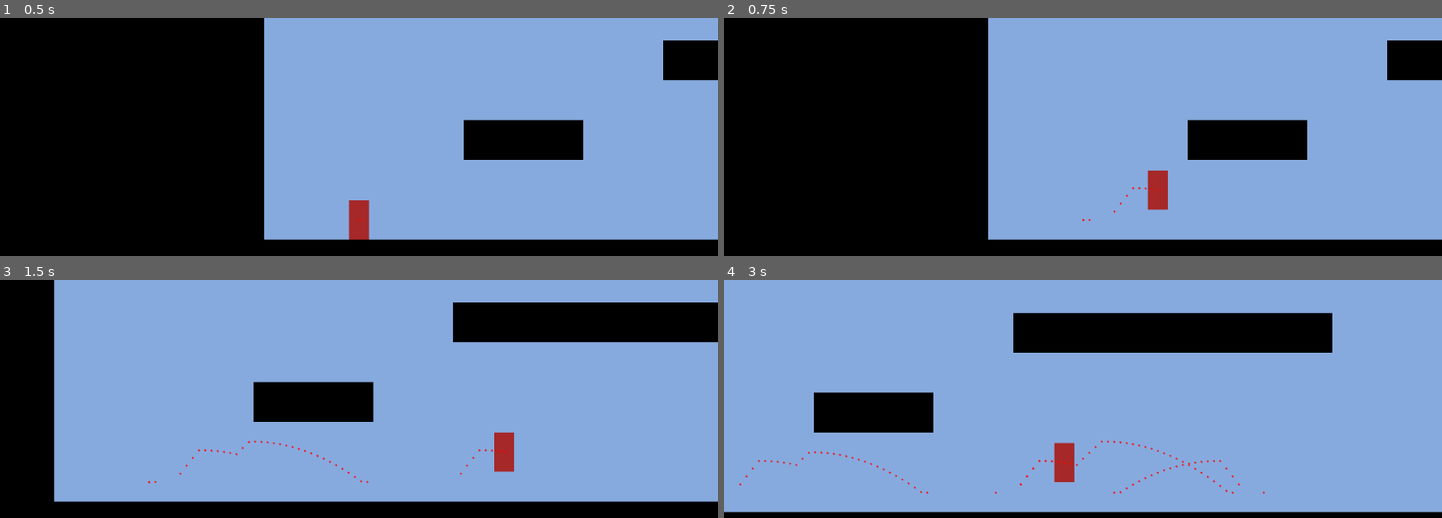
Above: before the commit, frames 1-4 (two rows, left to right).
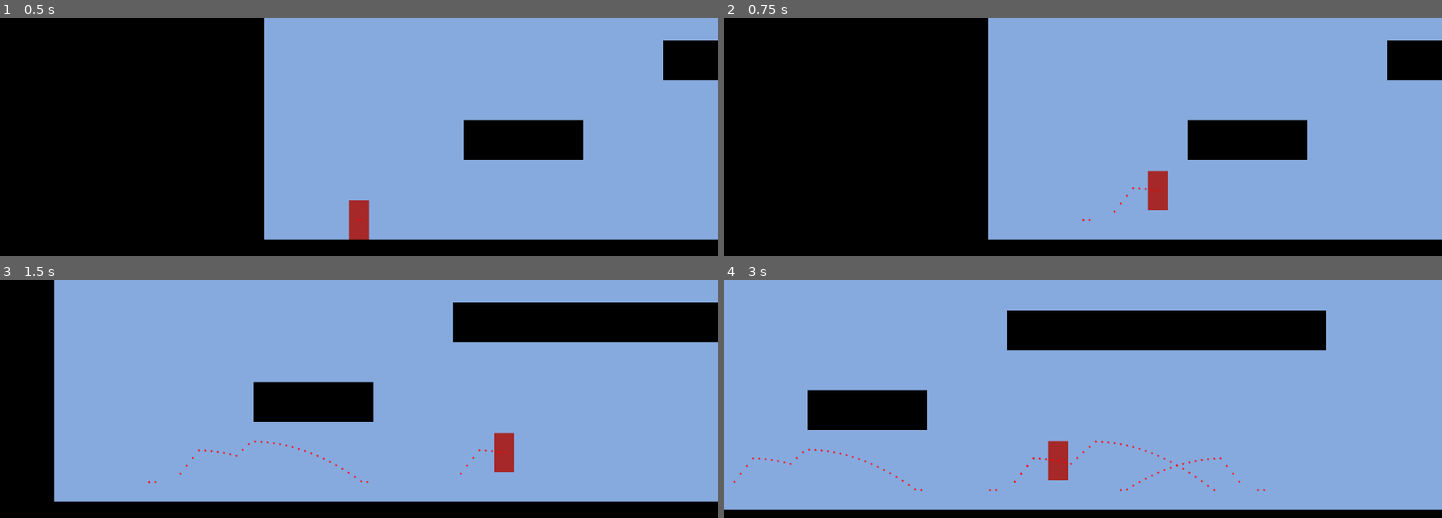
Above: after the commit, the same moments.

Repository: stelioskat/godot-platformer-template
Game: Godot game, scene res://levels/level.tscn
Two runs of this game, one before a commit and one after it. Both use one fixed random seed, a clock stepped at 60 frames per second and the inputs below.
Inputs (mouse positions are in pixels of both pictures, inside the frame that each line leads up to):
- Up to frame 1 (0.5 s): no input
- Up to frame 2 (0.75 s): tap Enter at 0.5 s; move the mouse to (1083, 220) at 0.52 s; hold Right (right) from 0.53 s (still down); tap Space (jump) at 0.6 s
- Up to frame 3 (1.5 s): keep holding Right (right); tap Space (jump) at 0.77, 1.07, 1.35 s; move the mouse to (452, 482) at 1.27 s
- Up to frame 4 (3 s): tap Space (jump) at 1.52, 1.82, 2.1, 2.85 s; move the mouse to (1205, 491) at 2.02 s; release Right (right) at 2.03 s; hold Left (left) 2.03-2.78 s; move the mouse to (1061, 491) at 2.77 s; hold Right (right) from 2.78 s (still down)

Frame 1 is identical in both runs. In frame 2, less than 0.1% of the frame differs, in the area x 57-62%, y 64-81%; in frame 3, less than 0.1%; in frame 4, 4.3%, in the area x 0-100%, y 12-98%.

Commit message:
Add wall jump ability

Diff:
--- a/scenes/player.gd
+++ b/scenes/player.gd
@@ -4,20 +4,21 @@
 var marker_scene = load("res://util/marker.tscn")
 
 ## TODO
+@export var can_double_jump : bool = true
+## TODO
+@export var can_wall_jump : bool = true
+## TODO
 @export var speed : float = 600.0
 ## TODO
 @export var jump_velocity : float = -800.0
 ## TODO
-@export var can_double_jump : bool = true
 @export var double_jump_velocity : float = -600.0
 
 # Get the gravity from the project settings to be synced with RigidBody nodes.
 var gravity = ProjectSettings.get_setting("physics/2d/default_gravity")
 var has_double_jumped : bool = false
+var has_wall_jumped : bool = false
 var direction : float = 0
-var anim_locked : bool = false
-var is_jumping : bool = false
-var current_jump_duration : float = 0.0
 
 # used to improve feeling of responsiveness of jumping
 var time_since_just_pressed_jump : float = 1000.0
@@ -26,27 +27,19 @@
 func _physics_process(delta : float):
 	var dbg_prev_vel = velocity
 
-	time_since_just_pressed_jump += delta
-	if Input.is_action_just_pressed("jump"):
-		time_since_just_pressed_jump = 0.0
-
-	time_since_is_on_floor += delta
-	if is_on_floor():
-		time_since_is_on_floor =  0.0
-
-	# Add the gravity.
-	if not is_on_floor():
-		velocity.y += gravity * delta
-	else:
-		has_double_jumped = false
-
 	update_jump(delta)
 
+	if not is_on_floor():
+		# Add the gravity.
+		velocity.y += gravity * delta
+
 	direction = Input.get_axis("left", "right")
-	if direction:
-		velocity.x = direction * speed
+	if has_wall_jumped:
+		has_wall_jumped = false
+	elif direction:
+		velocity.x = move_toward(velocity.x, direction * speed, speed)
 	else:
-		velocity.x = move_toward(velocity.x, 0, speed)
+		velocity.x = move_toward(velocity.x, 0, speed/10)
 
 	move_and_slide()
 	update_sprite_direction()
@@ -62,10 +55,22 @@
 
 ## The jump behavior is inspired by Hollow Knight
 func update_jump(delta : float):
+	time_since_just_pressed_jump += delta
+	if Input.is_action_just_pressed("jump"):
+		time_since_just_pressed_jump = 0.0
+
+	time_since_is_on_floor += delta
+	if is_on_floor():
+		time_since_is_on_floor =  0.0
+		has_double_jumped = false
+
 	if time_since_is_on_floor < 0.1 and time_since_just_pressed_jump < 0.01:
 		velocity.y = jump_velocity
-	elif not has_double_jumped and time_since_just_pressed_jump < 0.01:
+	elif not has_double_jumped and not is_on_wall() and time_since_just_pressed_jump < 0.01:
 		double_jump()
+	elif is_on_wall() and time_since_just_pressed_jump < 0.01:
+		has_double_jumped = false
+		wall_jump()
 	elif Input.is_action_just_released("jump") and (velocity.y < 0):
 		velocity.y = 0.0
 
@@ -74,6 +79,13 @@
 		has_double_jumped = true
 		velocity.y = double_jump_velocity
 
+func wall_jump():
+	if can_wall_jump:
+		has_wall_jumped = true
+		velocity.x = get_wall_normal().x * abs(double_jump_velocity)
+		print(velocity.x)
+		velocity.y = jump_velocity
+
 func update_sprite_direction():
 	if direction < 0:
 		scale.x = -1
